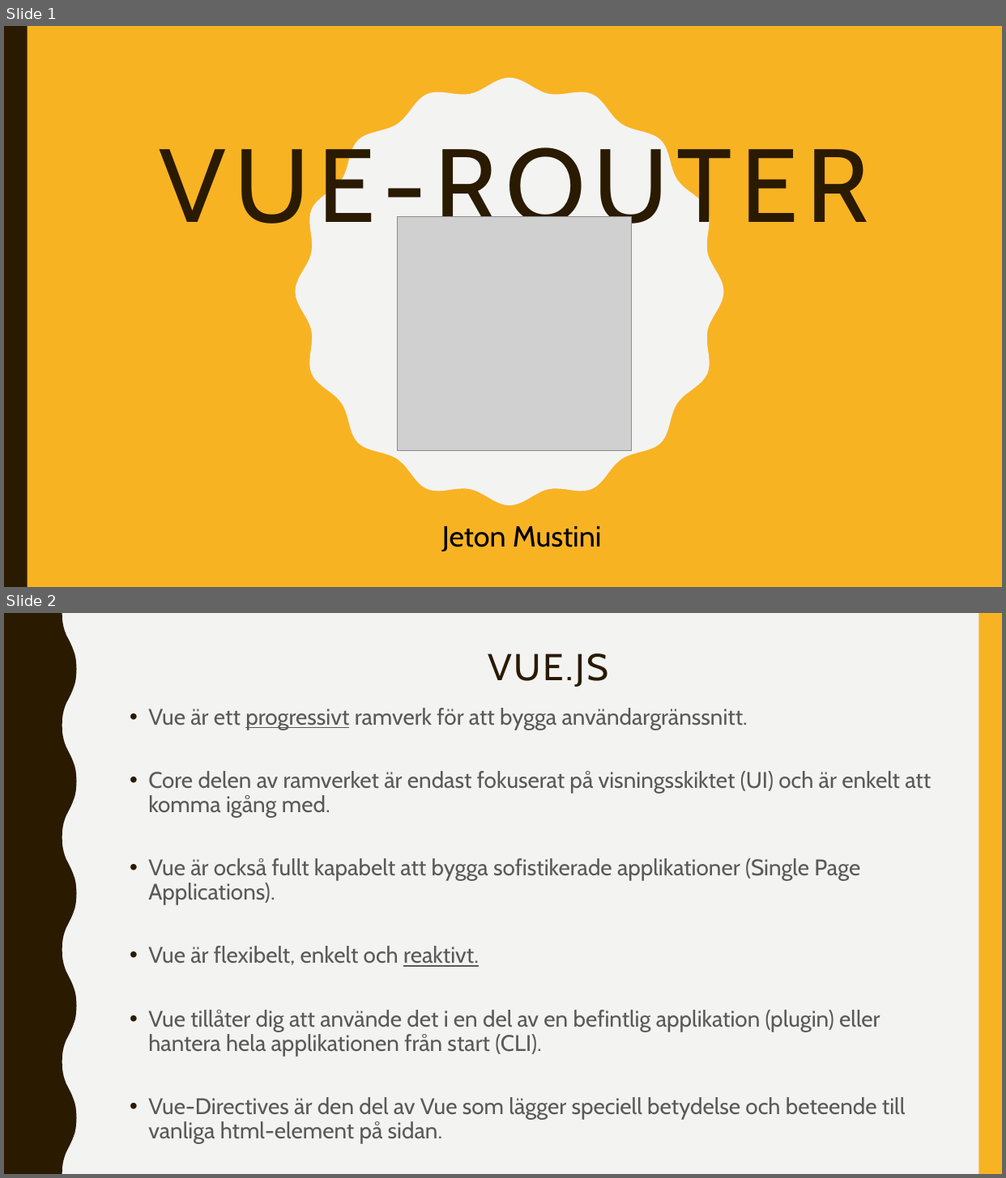
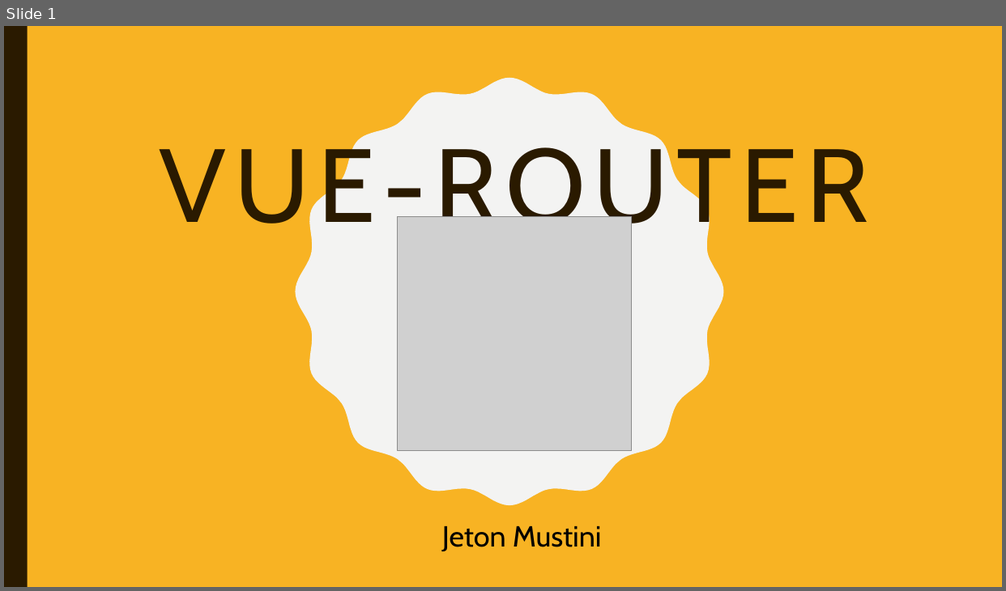
Before and after one commit to abbjetmus/programmering, a slide deck: Vue/Vue-Router.pptx. Shown one above the other, each under a label of ours: slides 1 and 2 before the commit, slide 1 after it. The pictures are 1006x1178 and 1006x591 pixels, drawn with LibreOffice and Linux fonts; fonts in the diff are those of the drawing; grey boxes stand for pictures. Boxes give left, top, right and bottom in pixels: in the first picture for what was removed or moved away, otherwise in the second. Text is boxed around its words. In the diff, an @@ line names an element or a change of style, - is before the commit and + after.

```diff
--- a/Vue/Vue-Router.pptx
+++ b/Vue/Vue-Router.pptx
@@ slide 2 removed at [4, 613, 1002, 1174], background #F3F3F2 @@
@@ freeform shape removed at [4, 613, 77, 1174] @@
@@ rectangle removed at [978, 613, 1002, 1174] @@
@@ title removed at [488, 653, 609, 687] @@
-VUE.JS
@@ text removed at [148, 708, 931, 1144] @@
-• Vue är ett progressivt ramverk för att bygga användargränssnitt.
-• Core delen av ramverket är endast fokuserat på visningsskiktet (UI) och är enkelt att komma igång med.
-• Vue är också fullt kapabelt att bygga sofistikerade applikationer (Single Page Applications).
-• Vue är flexibelt, enkelt och reaktivt.
-• Vue tillåter dig att använde det i en del av en befintlig applikation (plugin) eller hantera hela applikationen från start (CLI).
-• Vue-Directives är den del av Vue som lägger speciell betydelse och beteende till vanliga html-element på sidan.
```
Also in this commit, not shown: 3 slides changed, 4 slides added, 3 other slides removed.
